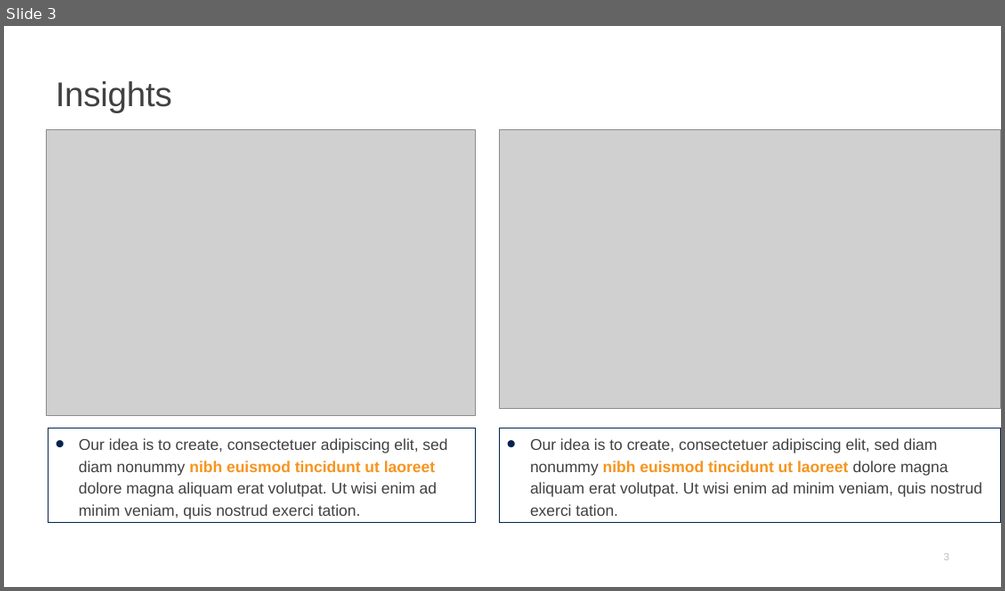
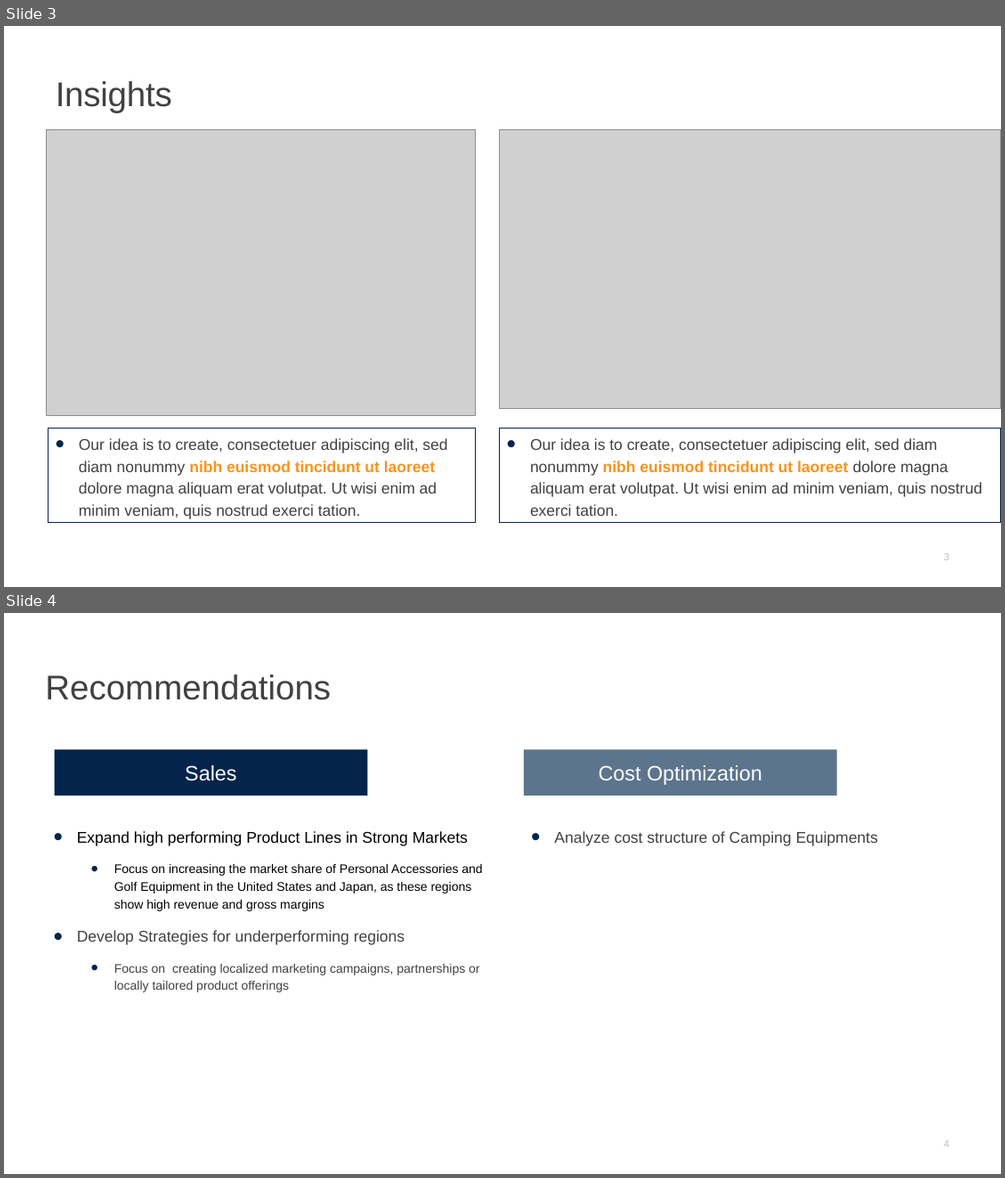
Before and after one commit to edimaudo/hackathon_coding_challenges, a slide deck: afp_challenge/afp_challenge_deck.pptx. Shown one above the other, each under a label of ours: slide 3 before the commit, slides 3 and 4 after it. The pictures are 1005x591 and 1005x1178 pixels, drawn with LibreOffice and Linux fonts; fonts in the diff are those of the drawing; grey boxes stand for pictures. Boxes give left, top, right and bottom in pixels: in the first picture for what was removed or moved away, otherwise in the second. Text is boxed around its words. In the diff, an @@ line names an element or a change of style, - is before the commit and + after.

```diff
--- a/afp_challenge/afp_challenge_deck.pptx
+++ b/afp_challenge/afp_challenge_deck.pptx
@@ slide 4 added at (4,613,1001,1174), background #FFFFFF @@
@@ title added at (45,674,331,700), 33 pt, text #414042 @@
+Recommendations
@@ rectangle added at (54,750,367,795), fill #04244C, 20 pt, text #FFFFFF @@
+Sales
@@ rectangle added at (524,750,837,795), fill #5C748C, 20 pt, text #FFFFFF @@
+Cost Optimization
@@ text added at (77,831,482,992), 12 pt, text #000000 @@
+• Expand high performing Product Lines in Strong Markets
+  • Focus on increasing the market share of Personal Accessories and Golf Equipment in the United States and Japan, as these regions show high revenue and gross margins
+• Develop Strategies for underperforming regions
+  • Focus on creating localized marketing campaigns, partnerships or locally tailored product offerings
@@ text added at (554,831,878,846), 15 pt, text #414042 @@
+• Analyze cost structure of Camping Equipments
@@ page number added at (944,1140,949,1145), 10 pt, text #BFBFBF @@
+4
```
Also in this commit, not shown: 1 slide changed, 1 slide removed.
